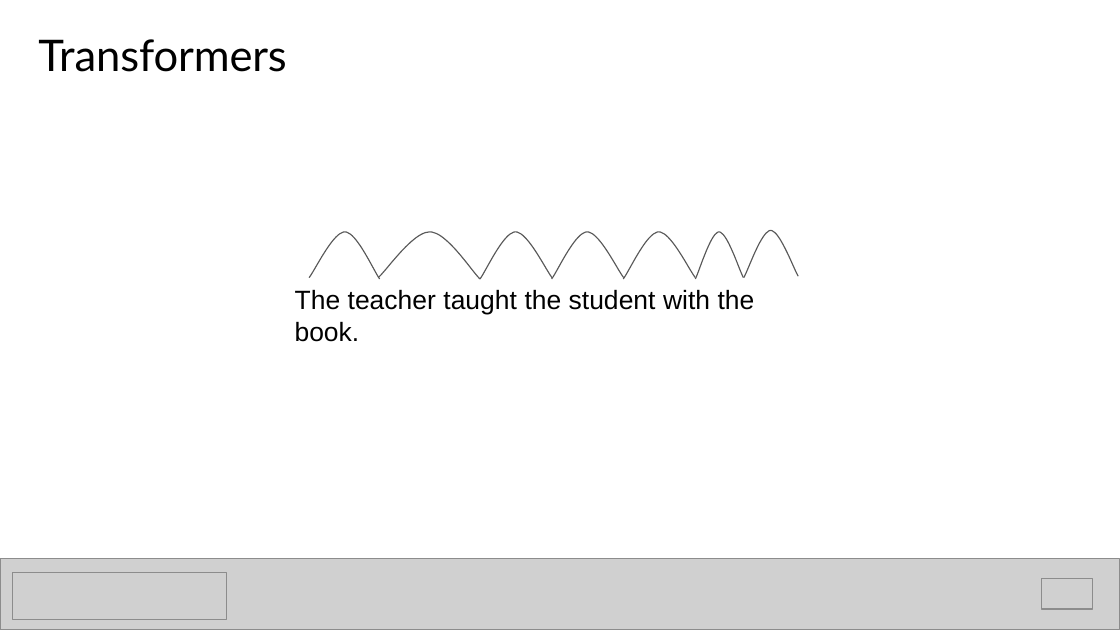
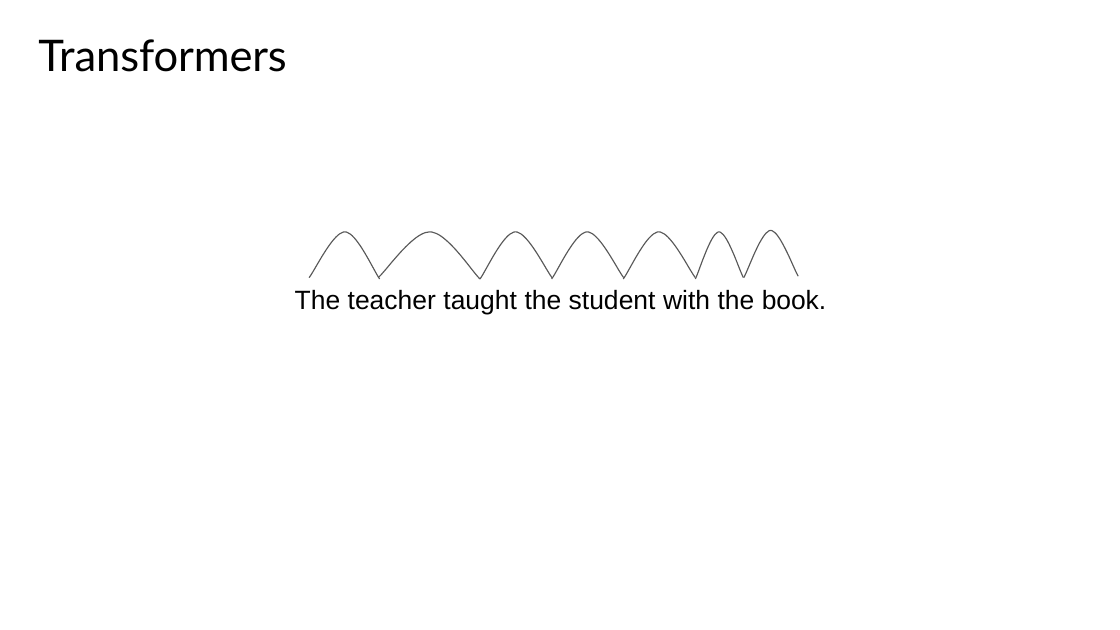
Before and after one commit to DSML-bootcamp/w8-nbs, a slide deck: slide 26 of D2/1. GenAI Intro.pptx (slide 27 before the commit). Drawn at 1120x630 pixels with LibreOffice and Linux fonts; fonts in the diff are those of the drawing; grey boxes stand for pictures; background and template pictures are left out. Boxes give left, top, right and bottom in pixels: in the first picture for what was removed or moved away, otherwise in the second. Text is boxed around its words. In the diff, an @@ line names an element or a change of style, - is before the commit and + after.

```diff
--- a/D2/1. GenAI Intro.pptx
+++ b/D2/1. GenAI Intro.pptx
@@ text "The teacher taught the student ..." rewrapped from bbox=[295, 289, 755, 342] to bbox=[295, 289, 827, 314] @@
@@ picture removed at bbox=[0, 559, 1120, 629] @@
@@ picture removed at bbox=[12, 572, 226, 619] @@
@@ picture removed at bbox=[1042, 579, 1092, 609] @@
```
Also in this commit, not shown: 28 other slides changed, 16 slides removed.
